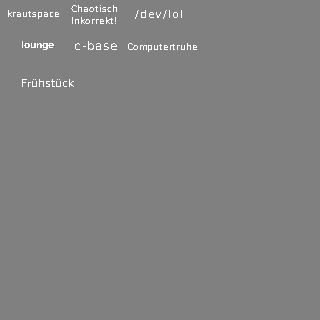
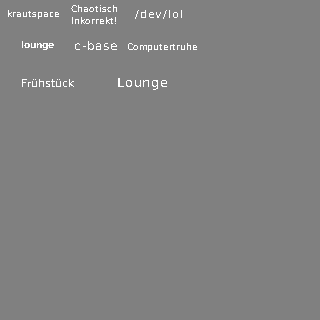
Comparing the layer stacks of the two 320 × 320 images. Changes:
added layer "Lounge" above "lounge" over [118, 78, 167, 90]
